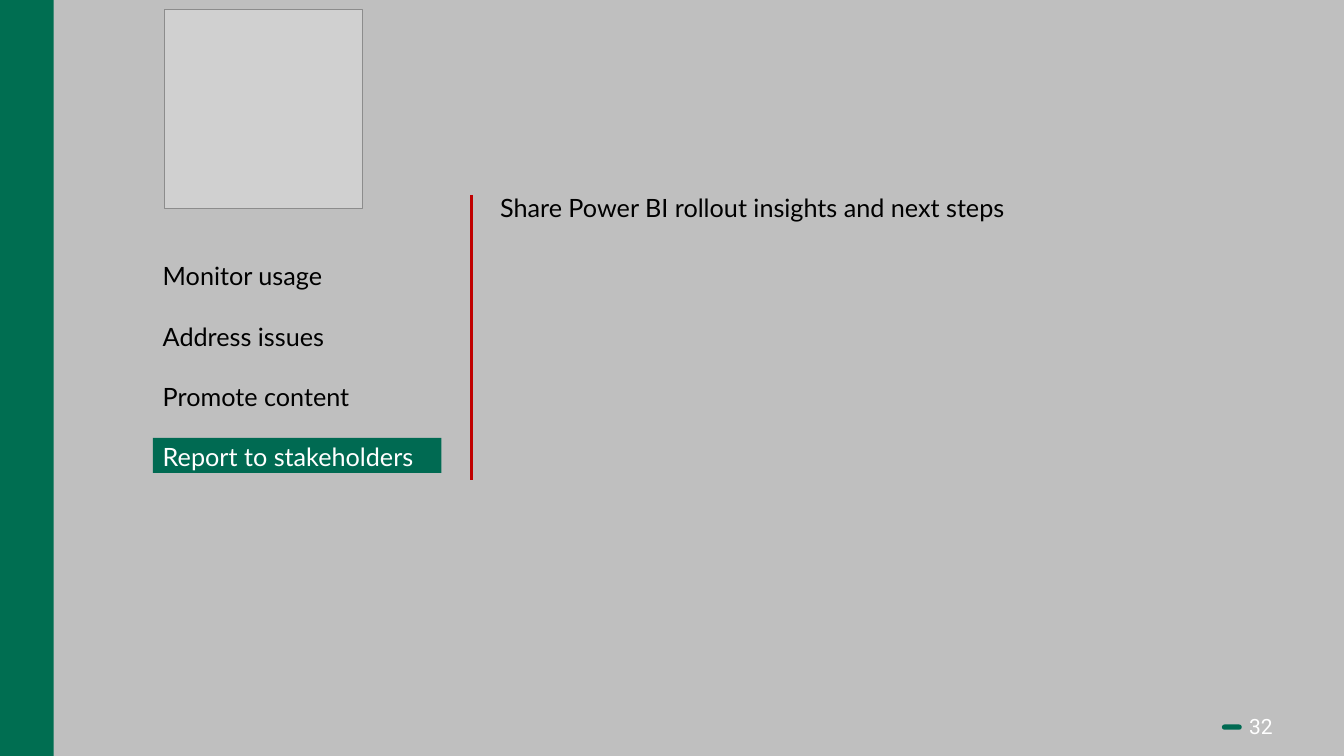
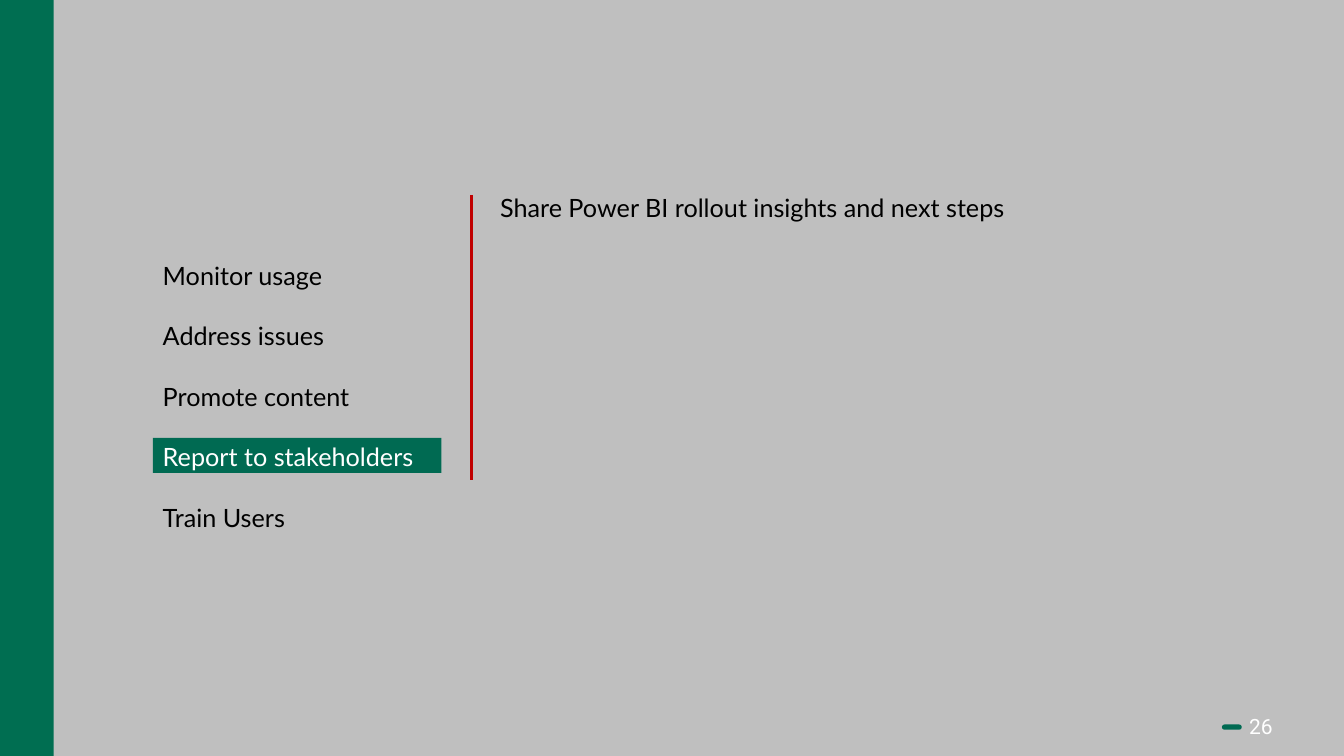
Before and after one commit to Bedrock-Data/Presentations, a slide deck: slide 26 of Power BI Admin - no animations.pptx (slide 32 before the commit). Drawn at 1344x756 pixels with LibreOffice and Linux fonts; fonts in the diff are those of the drawing; grey boxes stand for pictures. Boxes give left, top, right and bottom in pixels: in the first picture for what was removed or moved away, otherwise in the second. Text is boxed around its words. In the diff, an @@ line names an element or a change of style, - is before the commit and + after.

```diff
--- a/Power BI Admin - no animations.pptx
+++ b/Power BI Admin - no animations.pptx
@@ picture removed at (164, 10, 363, 209) @@
@@ text at (163, 508, 285, 527): paragraph added @@
+Train Users
@@ page number at (1249, 719, 1273, 734): text changed @@
-32
+26
```
Also in this commit, not shown: 15 other slides changed, 1 slide added, 6 slides removed.
